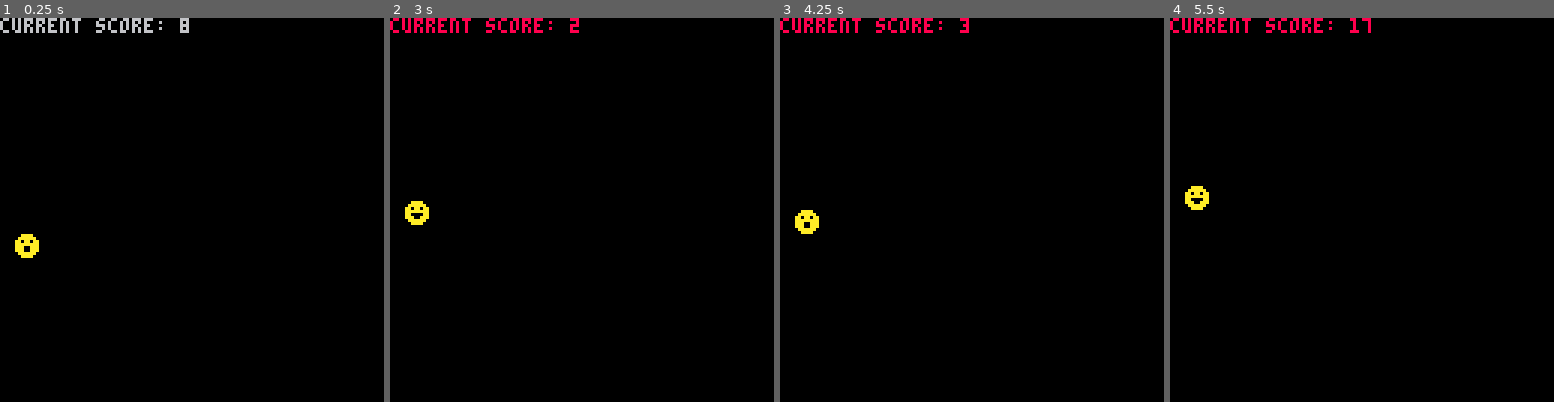
Above: before the commit, frames 1-4 (left to right).
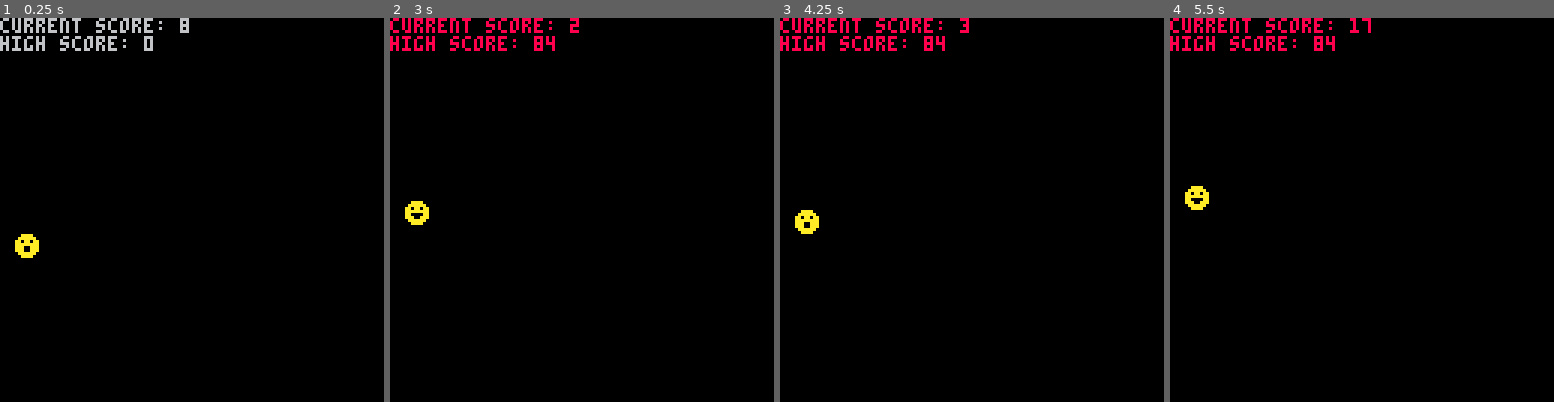
Above: after the commit, the same moments.

Repository: TechyTrickster/pico-8-game
Game: PICO-8 cartridge pico-flapper.p8
Two runs of this game, one before a commit and one after it. Both use one fixed random seed, a clock stepped at 60 frames per second and the inputs below.
Inputs:
- Up to frame 1 (0.25 s): no input
- Up to frame 2 (3 s): tap X (X key) at 0.33, 1.07, 1.85, 2.97 s; tap O (Z key) at 0.7, 1.7, 2.1, 2.5, 2.9 s
- Up to frame 3 (4.25 s): tap O (Z key) at 3.3, 3.7, 4.1 s; tap X (X key) at 4.08 s
- Up to frame 4 (5.5 s): tap O (Z key) at 4.5, 4.9, 5.3 s; tap X (X key) at 5.2 s

The runs differ from the first frame. In frame 1, 0.6% of the frame differs, in the area x 0-40%, y 4-9%; in frame 2, 0.7%, in the area x 0-43%, y 4-9%; in frame 3, 0.7%; in frame 4, 0.7%.

Commit message:
added non-persistent high score tracking

Diff:
--- a/pico-flapper.p8
+++ b/pico-flapper.p8
@@ -16,6 +16,7 @@
 pipe_spawn_counter_max = 0
 pipe_spawn_counter = 0
 difficulty = 5
+high_score = 0
 
 
 function make_player()
@@ -35,6 +36,7 @@
 
 function reset_game()
     print("resetting")
+    high_score = max(high_score, player.score)
     make_player()
     game_over = false
     pipe_spawn_counter = 0
@@ -230,6 +232,7 @@
     spr(sprite_number_to_draw, player.x, player.y)
     foreach(obstacles, draw_pipe) --draw obstacles
     print("current score: " .. tostr(player.score))
+    print("high score: " .. tostr(high_score))
 
     if game_over then
         --player game over sequence, then reset with init
